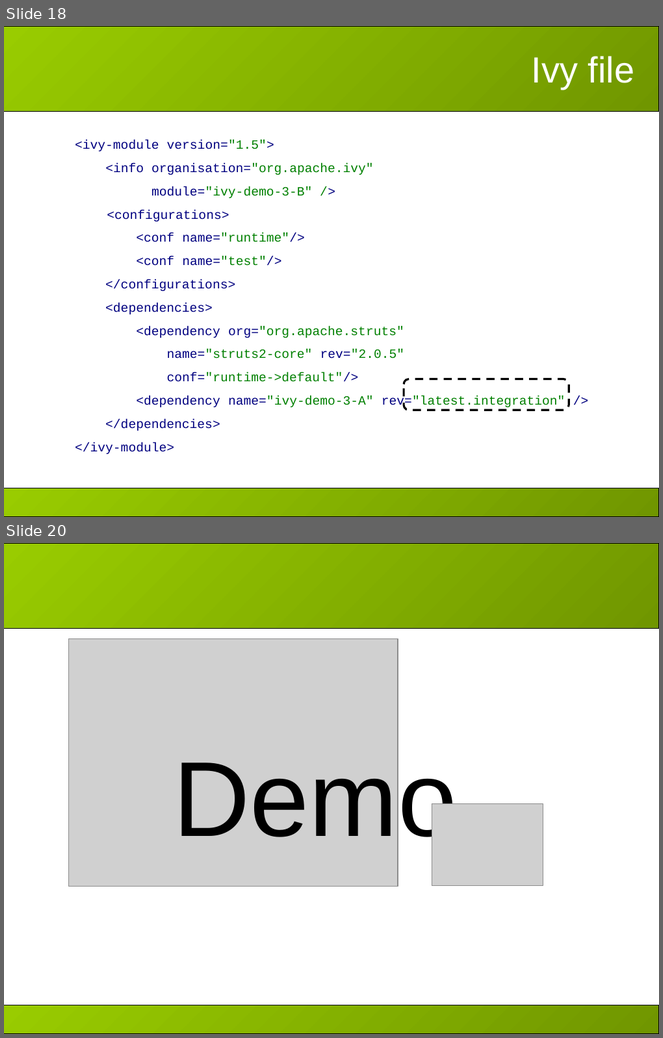
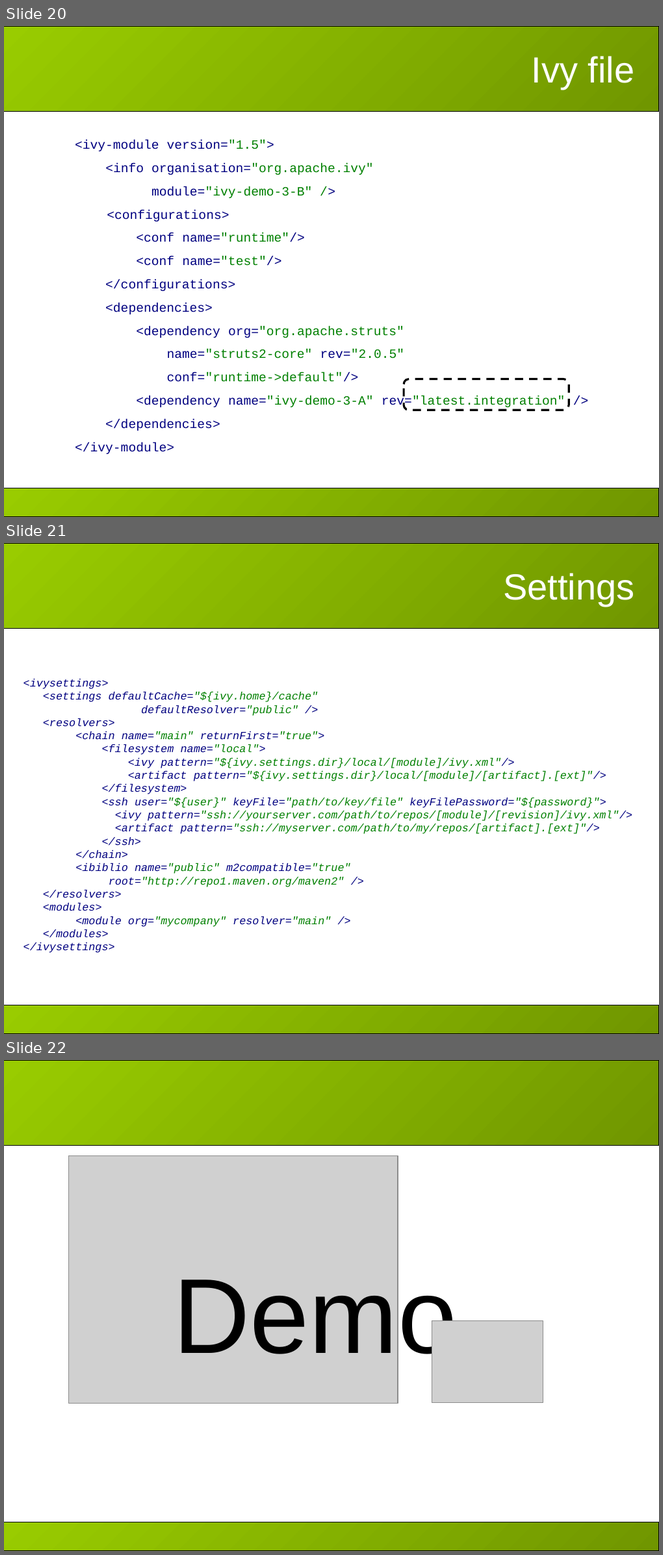
Before and after one commit to apache/ant-ivy, a slide deck: doc/presentations/apache-con-2007/slides.ppt. Shown one above the other, each under a label of ours: slides 18 and 20 before the commit, slides 20, 21 and 22 after it; the slides between them are not shown. The pictures are 663x1038 and 663x1555 pixels, drawn with LibreOffice and Linux fonts; fonts in the diff are those of the drawing; grey boxes stand for pictures; background and template pictures are left out. Boxes give left, top, right and bottom in pixels: in the first picture for what was removed or moved away, otherwise in the second. Text is boxed around its words. In the diff, an @@ line names an element or a change of style, - is before the commit and + after.

```diff
--- a/doc/presentations/apache-con-2007/slides.ppt
+++ b/doc/presentations/apache-con-2007/slides.ppt
@@ slide 21 added at box(4, 543, 659, 1034), background #FFFFFF; not listed: 2 template elements that a slide beside it also shows @@
@@ title added at box(503, 573, 634, 606), 40 pt, text #FFFFFF @@
+Settings
@@ text added at box(24, 679, 633, 953), 12 pt, text #008000, italic @@
+<ivysettings>
+<settings defaultCache="${ivy.home}/cache"
+defaultResolver="public" />
+<resolvers>
+<chain name="main" returnFirst="true">
+<filesystem name="local">
+<ivy pattern="${ivy.settings.dir}/local/[module]/ivy.xml"/>
+<artifact pattern="${ivy.settings.dir}/local/[module]/[artifact].[ext]"/>
+</filesystem>
+<ssh user="${user}" keyFile="path/to/key/file" keyFilePassword="${password}">
+<ivy pattern="ssh://yourserver.com/path/to/repos/[module]/[revision]/ivy.xml"/>
+<artifact pattern="ssh://myserver.com/path/to/my/repos/[artifact].[ext]"/>
+</ssh>
+</chain>
+<ibiblio name="public" m2compatible="true"
+root="http://repo1.maven.org/maven2" />
+</resolvers>
+<modules>
+<module org="mycompany" resolver="main" />
+</modules>
+</ivysettings>
@@ what was slide 18 is now slide 20 @@
@@ what was slide 20 is now slide 22 @@
```
Also in this commit, not shown: 4 slides changed, 2 other slides added, 1 slide removed, 2 other files.
